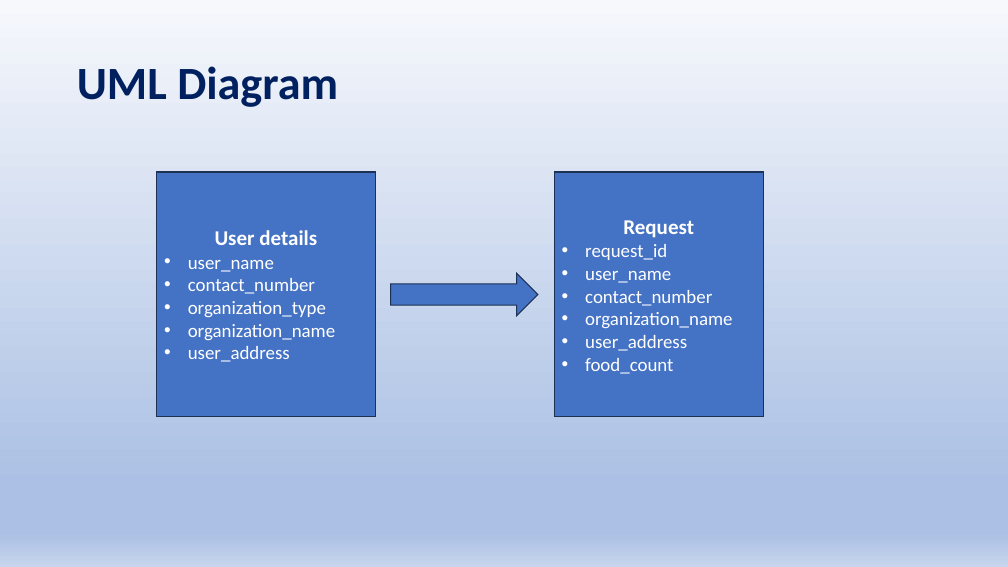
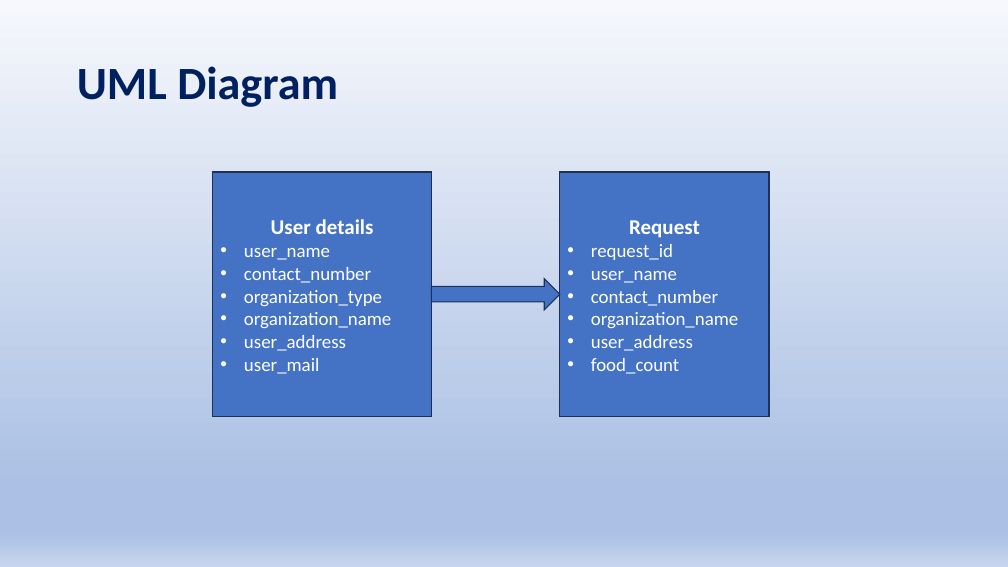
Before and after one commit to Sriram-V-99/MCA-Project-, a slide deck: slide 15 of FoodBridge_v02.pptx (slide 12 before the commit). Drawn at 1008x567 pixels with LibreOffice and Linux fonts; fonts in the diff are those of the drawing. Boxes give left, top, right and bottom in pixels: in the first picture for what was removed or moved away, otherwise in the second. Text is boxed around its words. In the diff, an @@ line names an element or a change of style, - is before the commit and + after.

```diff
--- a/FoodBridge_v02.pptx
+++ b/FoodBridge_v02.pptx
@@ rectangle "User details": place and size @@
-rectangle "User details" at box(157, 172, 375, 417)
+rectangle "User details" at box(213, 172, 432, 417)
@@ rectangle "Request": place and size @@
-rectangle "Request" at box(554, 172, 764, 417)
+rectangle "Request" at box(560, 172, 770, 417)
@@ right arrow: place and size @@
-right arrow at box(391, 274, 538, 316)
+right arrow at box(432, 278, 560, 309)
@@ text in rectangle at box(244, 358, 319, 374): paragraph added @@
+• user_mail
```
Also in this commit, not shown: 9 other slides changed, 3 slides added.
